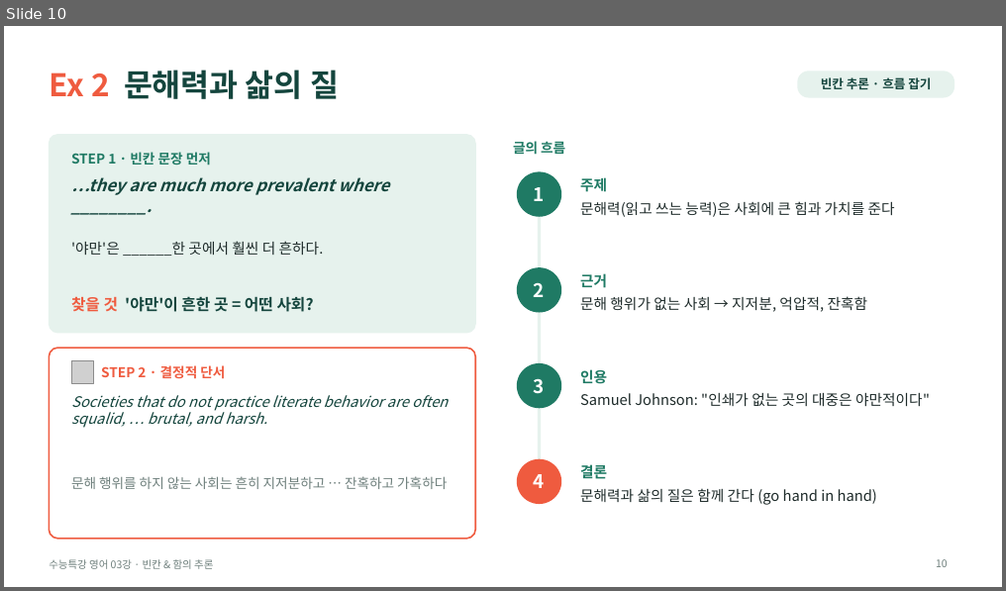
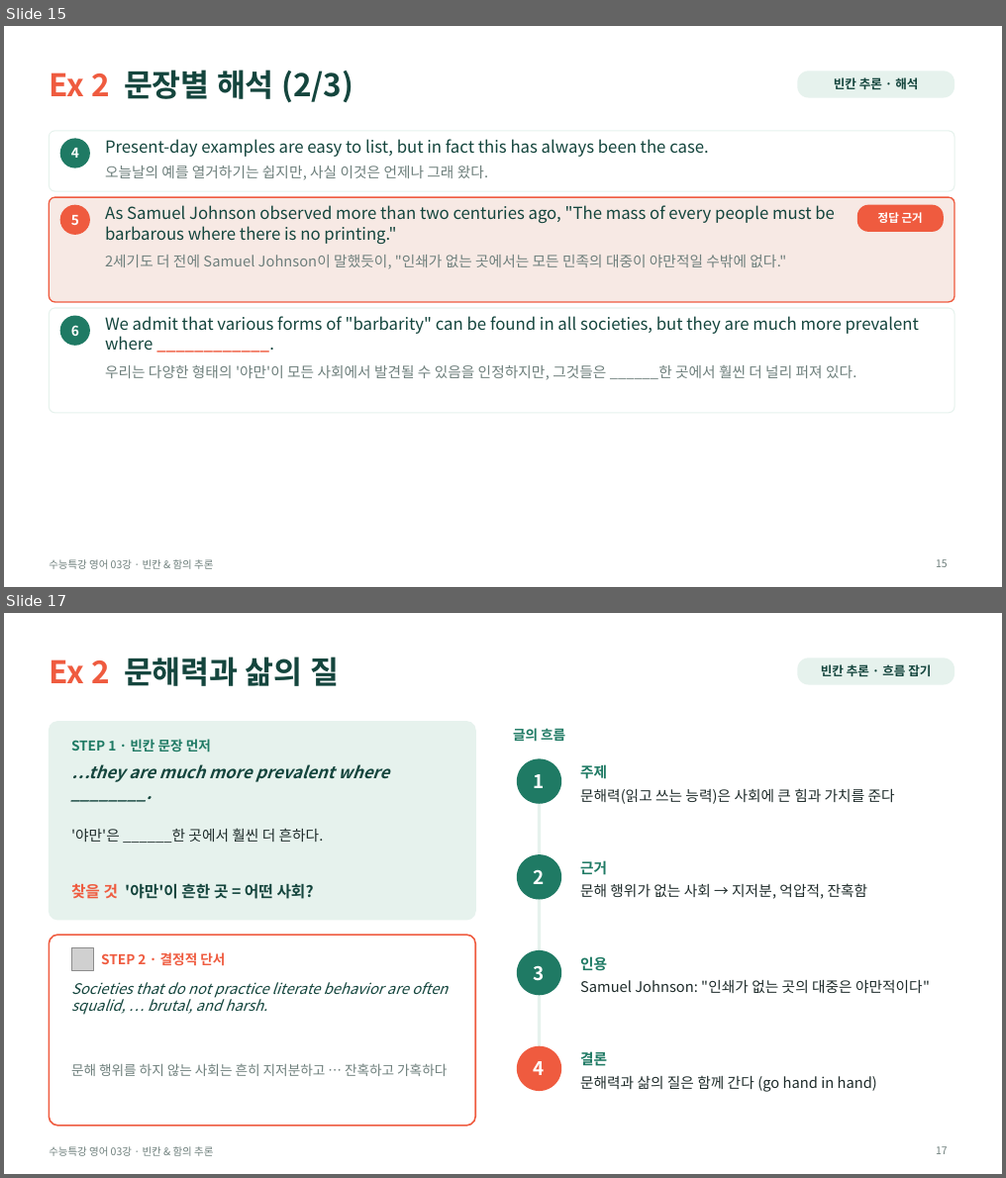
Before and after one commit to HUFSDavid/HUFSDavid, a slide deck: 수능특강_영어_03강_수업PPT.pptx. Shown one above the other, each under a label of ours: slide 10 before the commit, slides 15 and 17 after it; the slides between them are not shown. The pictures are 1006x591 and 1006x1178 pixels, drawn with LibreOffice and Linux fonts; fonts in the diff are those of the drawing; grey boxes stand for pictures. Boxes give left, top, right and bottom in pixels: in the first picture for what was removed or moved away, otherwise in the second. Text is boxed around its words. In the diff, an @@ line names an element or a change of style, - is before the commit and + after.

```diff
--- a/수능특강_영어_03강_수업PPT.pptx
+++ b/수능특강_영어_03강_수업PPT.pptx
@@ slide 15 added at (4,26,1002,587), background #FFFFFF; not listed: 1 template element that a slide beside it also shows @@
@@ title added at (49,70,353,103), 30 pt, text #14453D, bold @@
+Ex 2 문장별 해석 (2/3)
@@ rounded rectangle added at (798,71,954,98), fill #E6F2ED, 12 pt, text #14453D, bold @@
+빈칸 추론 · 해석
@@ rounded rectangle added at (49,131,954,191), fill #FFFFFF, outline #E6F2ED 1 pt @@
@@ ellipse added at (60,138,90,169), fill #1F7A64, 13 pt, text #FFFFFF, bold @@
+4
@@ text added at (105,139,709,157), 16 pt, text #14453D @@
+Present-day examples are easy to list, but in fact this has always been the case.
@@ text added at (105,166,488,180), 14 pt, text #6E7F7C @@
+오늘날의 예를 열거하기는 쉽지만, 사실 이것은 언제나 그래 왔다.
@@ rounded rectangle added at (49,197,954,302), fill #F7E9E4, outline #EF5B3F 1.25 pt @@
@@ ellipse added at (60,205,90,235), fill #EF5B3F, 13 pt, text #FFFFFF, bold @@
+5
@@ text added at (105,205,835,244), 16 pt, text #14453D @@
+As Samuel Johnson observed more than two centuries ago, "The mass of every people must be barbarous where there is no printing."
@@ rounded rectangle added at (857,205,944,232), fill #EF5B3F, 11 pt, text #FFFFFF, bold @@
+정답 근거
@@ text added at (105,255,786,270), 14 pt, text #6E7F7C @@
+2세기도 더 전에 Samuel Johnson이 말했듯이, "인쇄가 없는 곳에서는 모든 민족의 대중이 야만적일 수밖에 없다."
@@ rounded rectangle added at (49,308,954,413), fill #FFFFFF, outline #E6F2ED 1 pt @@
@@ ellipse added at (60,316,90,346), fill #1F7A64, 13 pt, text #FFFFFF, bold @@
+6
@@ text added at (105,316,919,350), 16 pt, text #14453D @@
+We admit that various forms of "barbarity" can be found in all societies, but they are much more prevalent where ____________.
@@ text added at (105,366,856,380), 14 pt, text #6E7F7C @@
+우리는 다양한 형태의 '야만'이 모든 사회에서 발견될 수 있음을 인정하지만, 그것들은 ______한 곳에서 훨씬 더 널리 퍼져 있다.
@@ page number added at (936,560,947,568), 10 pt, text #6E7F7C @@
+15
@@ what was slide 10 is now slide 17 @@
@@ page number at (936,1147,947,1155): text changed @@
-10
+17
```
Also in this commit, not shown: 1 slide changed, 43 other slides added.
